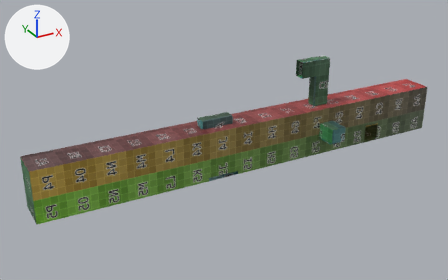
Two versions of the FBX model Gamejam2023/Assets/Gamejam/Prefabs/Rooms/Assets/Flat.fbx, one commit apart.
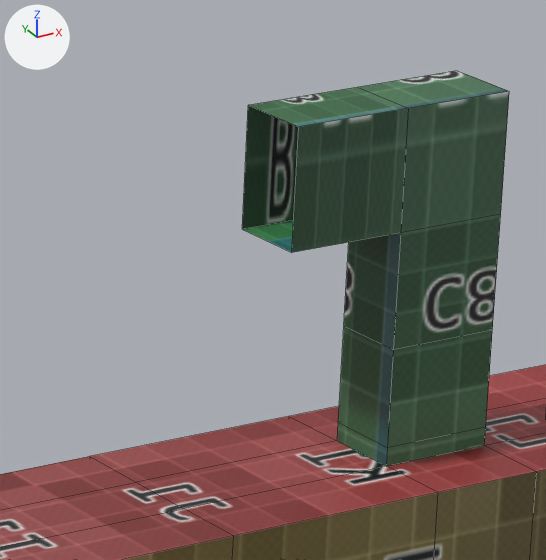
There are two pictures of each version: one whole from a camera (50 mm lens) standing at (-69.4, -87.5, 46.4) and looking at (-20.3, 1.9, 1.7), one close up on the part from 59% to 75% of the width and 17% to 42% of the height. Every picture has the same lights, and +X, +Y and +Z are marked at upper left. The close-ups show mesh edges as thin lines. Vertices at the same position are counted once.

Objects in the first close-up: 'Flat'.
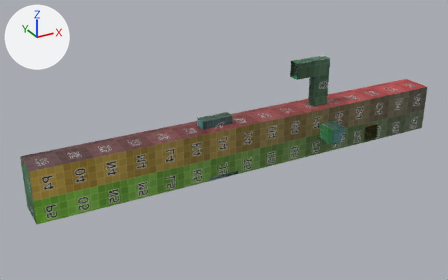
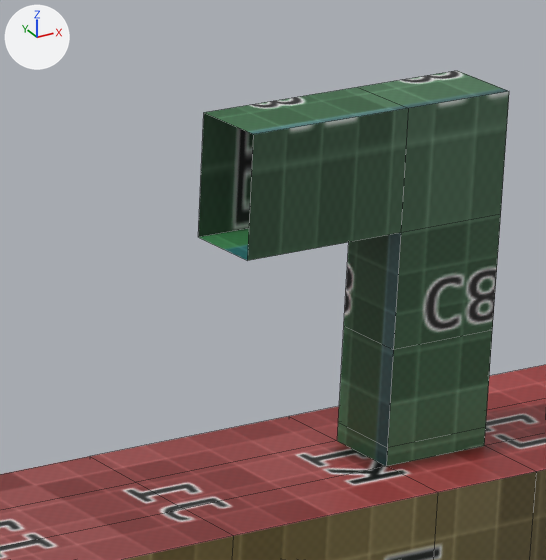
Changed parts and their boxes (x1, y1, x2, y2) in the close-ups (546 x 560 px; the box of a moved part takes in the faces that stretch with it):
part 1 of me_cube_014, moved or reshaped
    before: (242, 87, 409, 252)
    after: (198, 87, 409, 261)

The change, as a diff of the scene's bpy script:
```diff
--- a/Gamejam2023/Assets/Gamejam/Prefabs/Rooms/Assets/Flat.fbx.py
+++ b/Gamejam2023/Assets/Gamejam/Prefabs/Rooms/Assets/Flat.fbx.py
@@ me_cube_014 @@
 me_cube_014.from_pydata(...)  # 286 vertices, 260 faces; spans x -55.1..24.8, y -5.9..7.6, z -3.5..14.4
 # used by ob_flat; location = (0.0, 0.0, 0.0)
 # before: 282 (-5.2, 2.0, 11.3) at pixel (242, 229), 283 (-5.2, 0.0, 11.4) at pixel (291, 252), 284 (-5.2, 2.0, 14.4) at pixel (248, 105), 285 (-5.2, 0.0, 14.4) at pixel (298, 126)
+# me_cube_014 part 1
+for i in [*range(282, 286)]: me_cube_014.vertices[i].co += Vector((-1.3, 0.0, 0.0))
 me_cube_014.materials.append(mat_flat_walls)
```
